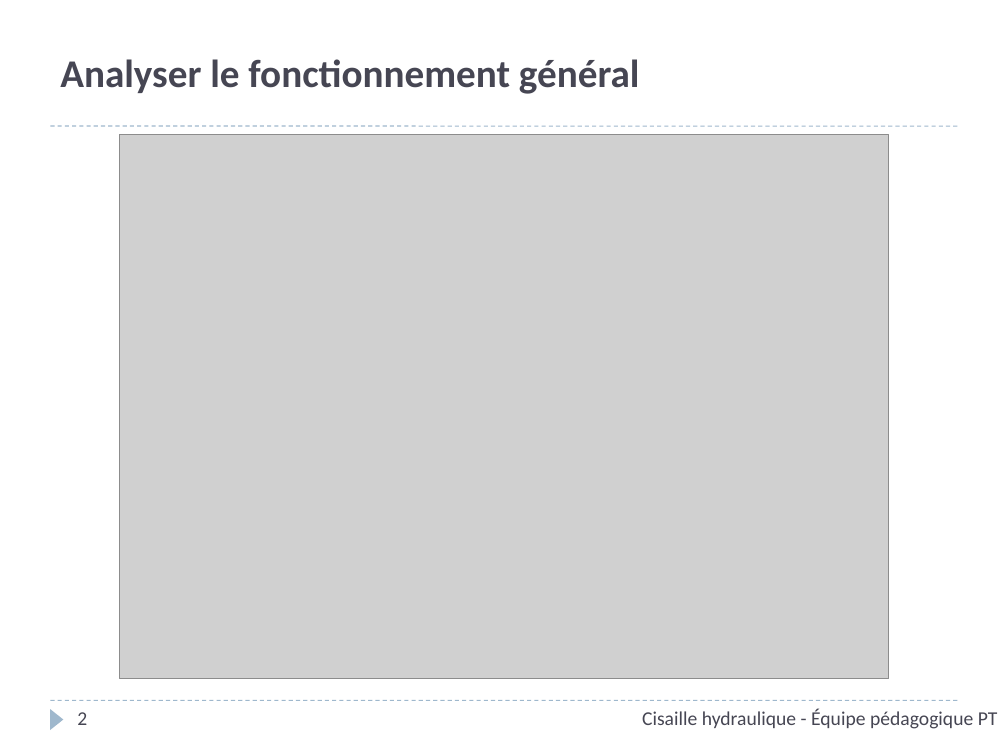
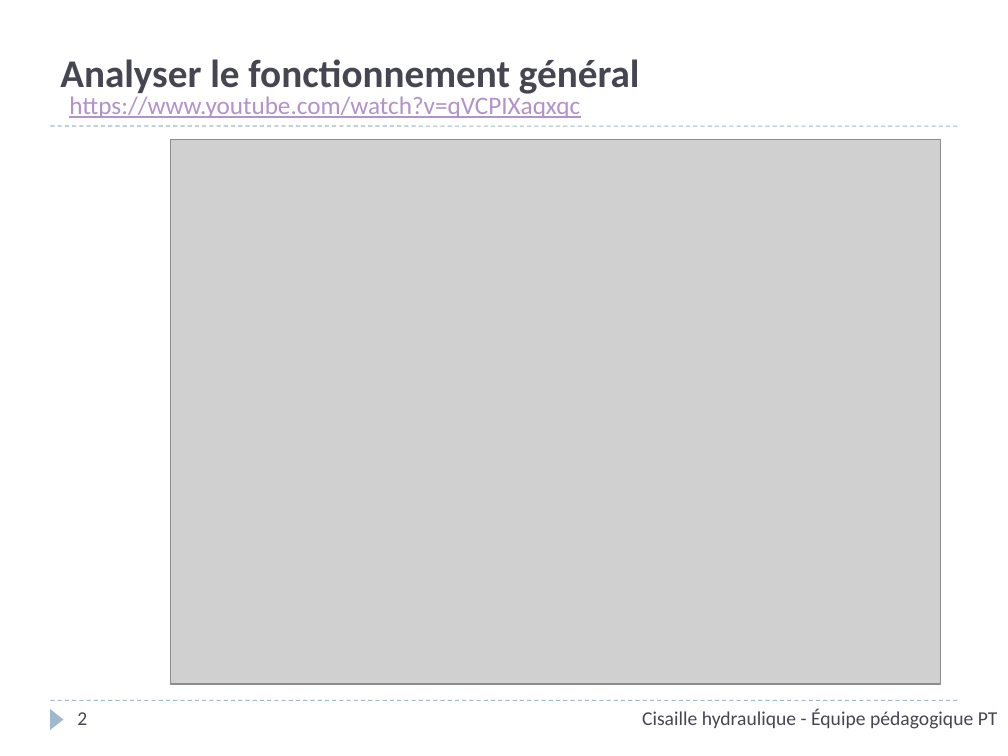
Before and after one commit to xpessoles/PT_Oraux, a slide deck: slide 2 of Interrogation_SII/03_Cisaille hydraulique/ServoMoteur_CommandeVanne_Corrige.pptx. Drawn at 1008x756 pixels with LibreOffice and Linux fonts; fonts in the diff are those of the drawing; grey boxes stand for pictures; background and template pictures are left out. Boxes give left, top, right and bottom in pixels: in the first picture for what was removed or moved away, otherwise in the second. Text is boxed around its words. In the diff, an @@ line names an element or a change of style, - is before the commit and + after.

```diff
--- a/Interrogation_SII/03_Cisaille hydraulique/ServoMoteur_CommandeVanne_Corrige.pptx
+++ b/Interrogation_SII/03_Cisaille hydraulique/ServoMoteur_CommandeVanne_Corrige.pptx
@@ text added at (x1=69, y1=93, x2=580, y2=118), 18 pt, text #B292CA, underline @@
+https://www.youtube.com/watch?v=qVCPIXaqxqc
@@ picture moved from (x1=119, y1=134, x2=889, y2=678) to (x1=170, y1=140, x2=940, y2=684) @@
```
Also in this commit, not shown: 4 other slides changed, 2 slides added, 3 other files.
